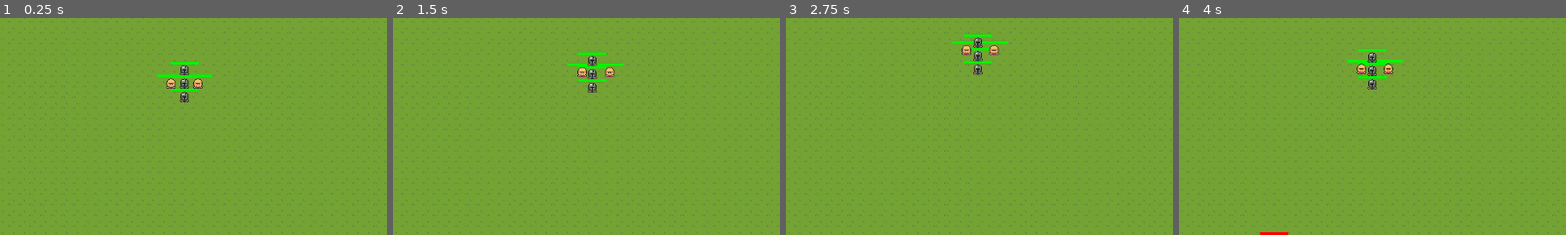
Above: before the commit, frames 1-4 (left to right).
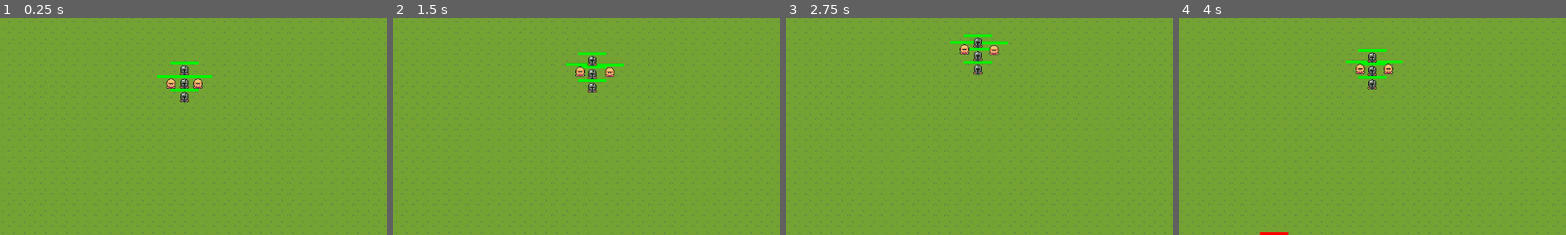
Above: after the commit, the same moments.

Repository: lm98/team-survival
Game: Godot game, scene res://scenes/game.tscn
Two runs of this game, one before a commit and one after it. Both use one fixed random seed, a clock stepped at 60 frames per second and the inputs below.
Inputs (mouse positions are % of the whole screen's width and height, from its top left):
- Up to frame 1 (0.25 s): no input
- Up to frame 2 (1.5 s): tap Enter at 0.5 s; move the mouse to (72, 45) at 0.52 s; click (72, 45) at 0.6 s; move the mouse to (30, 55) at 1.27 s; click (30, 55) at 1.35 s
- Up to frame 3 (2.75 s): move the mouse to (60, 28) at 2.02 s; click (60, 28) at 2.1 s
- Up to frame 4 (4 s): move the mouse to (45, 70) at 2.77 s; click (45, 70) at 2.85 s; move the mouse to (80, 65) at 3.52 s; click (80, 65) at 3.6 s
The pictures show only the part of the screen within x 24-74%, y 50-100%; the shares and areas given below are measured in that part.

The runs differ from the first frame. In frame 1, less than 0.1% of the frame differs, in the area x 40-55%, y 25-28%; in frame 2, 0.2%; in frame 3, 0.2%, in the area x 42-58%, y 10-18%; in frame 4, 0.2%.

Commit message:
fix: fix broken dependencies

Diff:
--- a/scenes/player/fighter_red.tscn
+++ b/scenes/player/fighter_red.tscn
@@ -1,10 +1,10 @@
-[gd_scene load_steps=18 format=3 uid="uid://dcce2npwnklhf"]
+[gd_scene load_steps=17 format=3 uid="uid://dcce2npwnklhf"]
 
 [ext_resource type="Script" path="res://scripts/player/team_member.gd" id="1_xvuox"]
 [ext_resource type="Texture2D" uid="uid://bcbxcmgwp8q43" path="res://assets/sprites/FighterRed.png" id="2_3g72j"]
 [ext_resource type="PackedScene" uid="uid://b8qg7dj87jjfp" path="res://scenes/attack/energy_ball_big.tscn" id="2_84tpy"]
 [ext_resource type="PackedScene" uid="uid://buy6hm5kn22hk" path="res://scenes/attack/attack_component.tscn" id="2_783gc"]
-[ext_resource type="PackedScene" uid="uid://bj6kr4ty7c8f3" path="res://scenes/util/health_component.tscn" id="3_c5mrm"]
+[ext_resource type="PackedScene" path="res://scenes/util/health_component.tscn" id="2_l7djs"]
 [ext_resource type="StyleBox" uid="uid://b3oleic2tlvio" path="res://assets/ui/hb_player_fill.tres" id="4_2n1im"]
 
 [sub_resource type="AtlasTexture" id="AtlasTexture_nq3jn"]
@@ -81,10 +81,7 @@
 "speed": 5.0
 }]
 
-[sub_resource type="RectangleShape2D" id="RectangleShape2D_pv73l"]
-size = Vector2(12, 14)
-
-[sub_resource type="CircleShape2D" id="CircleShape2D_2ja48"]
+[sub_resource type="CircleShape2D" id="CircleShape2D_kvyjk"]
 
 [node name="FighterRed" type="CharacterBody2D"]
 motion_mode = 1
@@ -95,29 +92,15 @@
 animation = &"idle"
 autoplay = "idle"
 
-[node name="CollisionShape2D" type="CollisionShape2D" parent="."]
-visible = false
-position = Vector2(0, 1)
-shape = SubResource("RectangleShape2D_pv73l")
-
-[node name="HealthComponent" parent="." instance=ExtResource("3_c5mrm")]
-position = Vector2(0, -10)
-health = 30
+[node name="HealthComponent" parent="." instance=ExtResource("2_l7djs")]
 
 [node name="HurtBox" parent="HealthComponent" index="0"]
 collision_mask = 16
-iframes = 2.0
-
-[node name="CollisionShape2D" parent="HealthComponent/HurtBox" index="0"]
-position = Vector2(0, 10)
-shape = SubResource("CircleShape2D_2ja48")
 
 [node name="HealthBar" parent="HealthComponent" index="1"]
-offset_top = -3.0
-offset_bottom = 1.0
+offset_top = -12.0
+offset_bottom = -8.0
 theme_override_styles/fill = ExtResource("4_2n1im")
-max_value = 30.0
-value = 30.0
 
 [node name="AttackComponent" parent="." instance=ExtResource("2_783gc")]
 attack_res = ExtResource("2_84tpy")
@@ -129,8 +112,8 @@
 [node name="AttackRange" parent="AttackComponent" index="1"]
 collision_layer = 0
 
-[connection signal="health_depleted" from="HealthComponent" to="." method="_on_health_component_health_depleted"]
+[node name="CollisionShape2D" type="CollisionShape2D" parent="."]
+shape = SubResource("CircleShape2D_kvyjk")
 
 [editable path="HealthComponent"]
-[editable path="HealthComponent/HurtBox"]
 [editable path="AttackComponent"]
Not shown: 1 places in scenes/player/knight.tscn that only renumber resources
